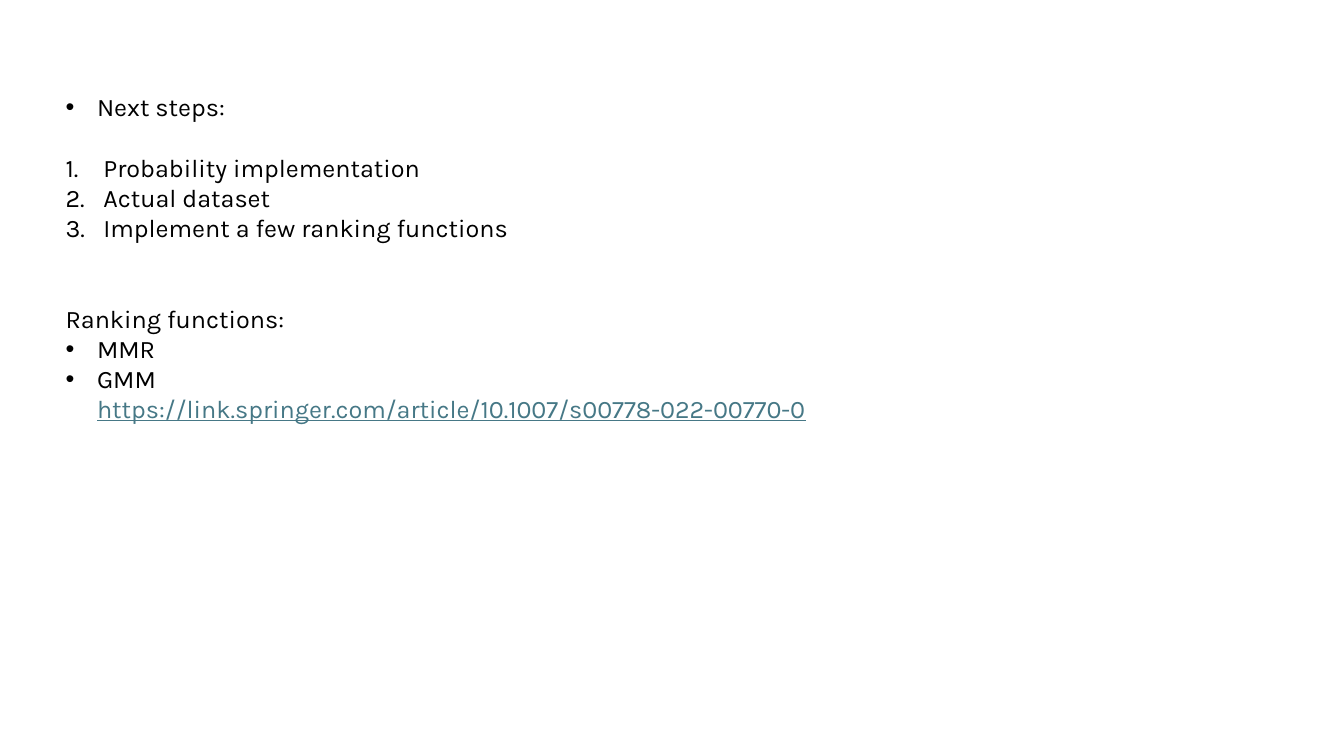
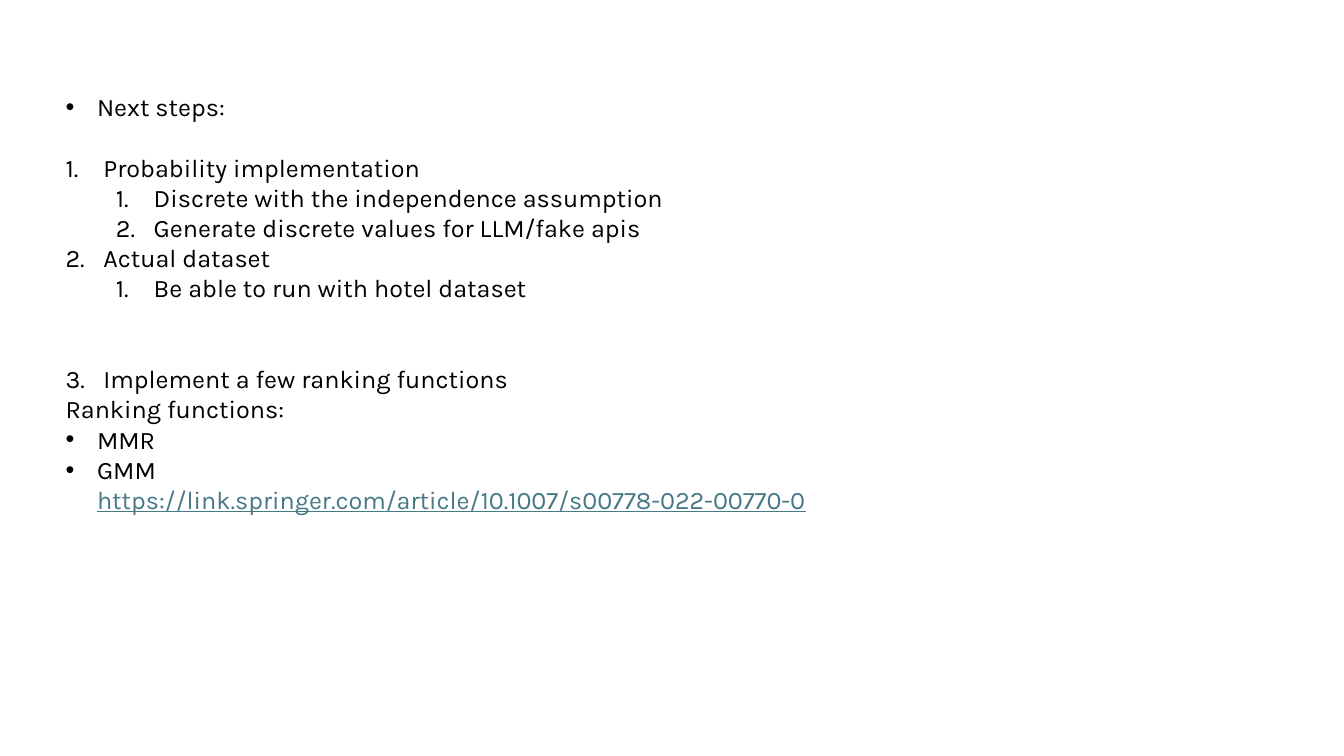
Before and after one commit to sohrabnamazinia/Personalized-Top-K-Set-Queries, a slide deck: slide 30 of rankingwithLLM.pptx. Drawn at 1344x756 pixels with LibreOffice and Linux fonts; fonts in the diff are those of the drawing; grey boxes stand for pictures. Boxes give left, top, right and bottom in pixels: in the first picture for what was removed or moved away, otherwise in the second. Text is boxed around its words. In the diff, an @@ line names an element or a change of style, - is before the commit and + after.

Commit message:
update slides

```diff
--- a/rankingwithLLM.pptx
+++ b/rankingwithLLM.pptx
@@ text at <box>154,189,663,243</box>: paragraphs added @@
+  1. Discrete with the independence assumption
+  2. Generate discrete values for LLM/fake apis
@@ text at <box>154,279,526,298</box>: paragraph added @@
+  1. Be able to run with hotel dataset
```
Also in this commit, not shown: 2 other files.
